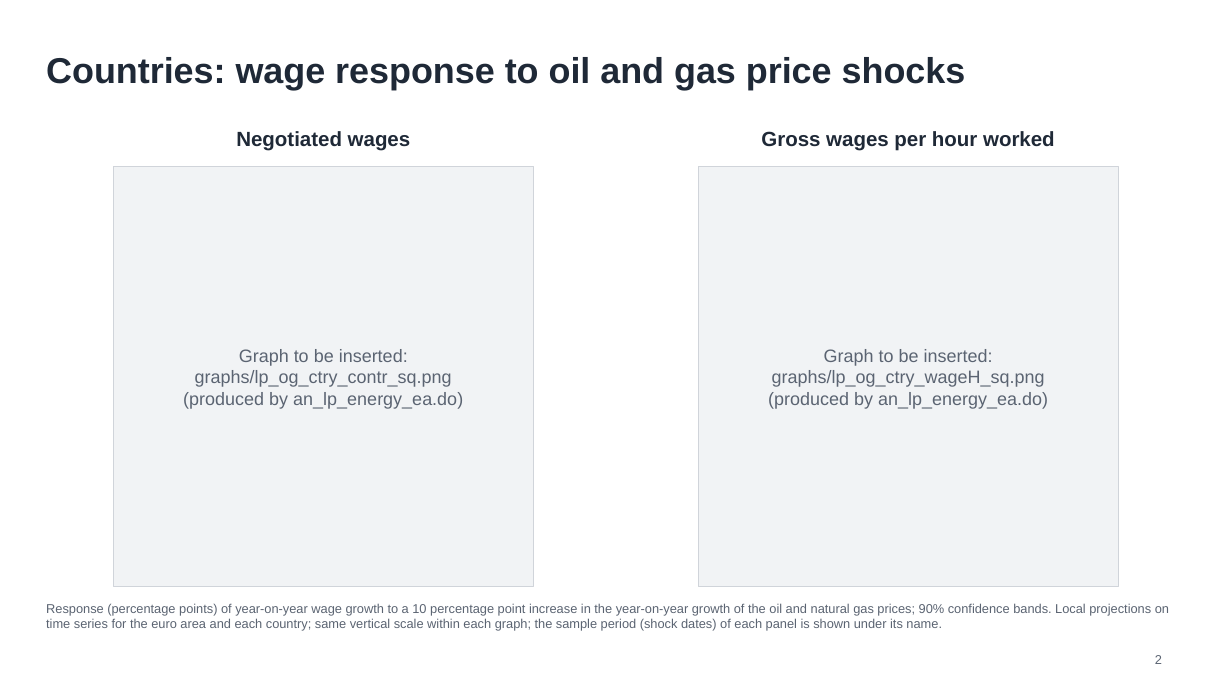
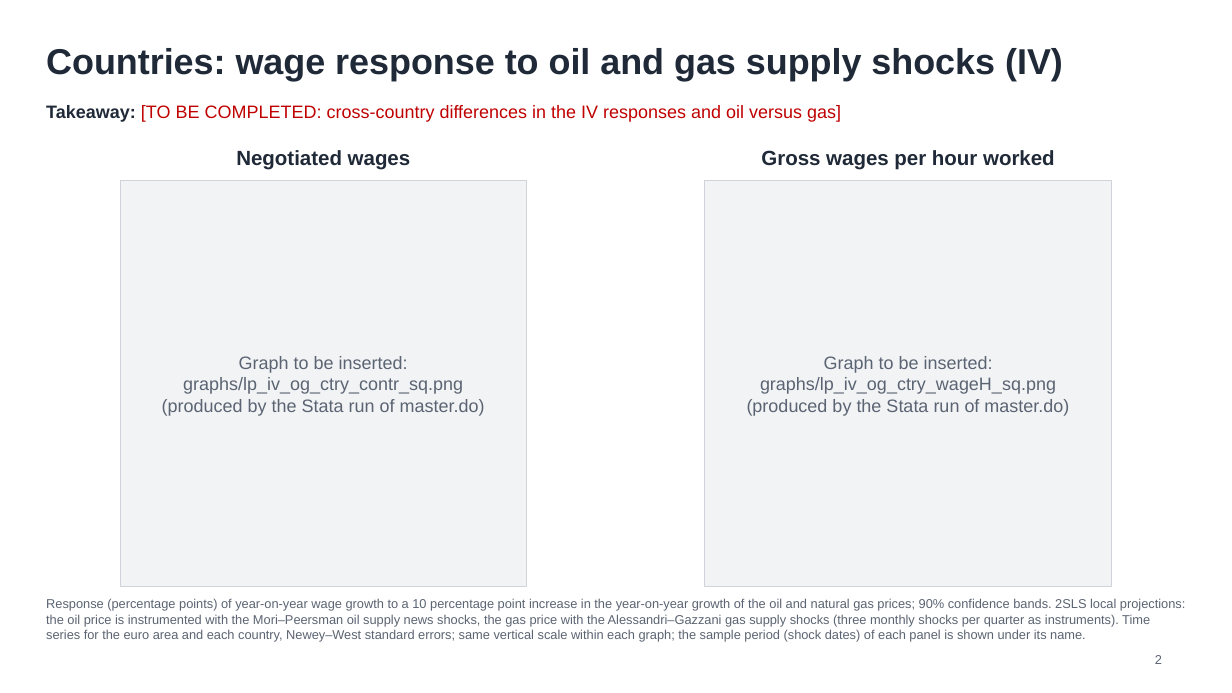
Before and after one commit to GaetanoBasso/2026_nota_drift, a slide deck: slide 2 of slides_drift.pptx. Drawn at 1232x693 pixels with LibreOffice and Linux fonts; fonts in the diff are those of the drawing. Boxes give left, top, right and bottom in pixels: in the first picture for what was removed or moved away, otherwise in the second. Text is boxed around its words. In the diff, an @@ line names an element or a change of style, - is before the commit and + after.

```diff
--- a/slides_drift.pptx
+++ b/slides_drift.pptx
@@ title at bbox=[46, 48, 1063, 81]: text changed @@
-Countries: wage response to oil and gas price shocks
+Countries: wage response to oil and gas supply shocks (IV)
@@ text added at bbox=[46, 105, 841, 122], 14 pt, text #C00000 @@
+Takeaway: [TO BE COMPLETED: cross-country differences in the IV responses and oil versus gas]
@@ text "Negotiated wages": place and size @@
-text "Negotiated wages" at bbox=[236, 131, 411, 151]
+text "Negotiated wages" at bbox=[236, 150, 411, 170]
@@ text "Gross wages per hour worked": place and size @@
-text "Gross wages per hour worked" at bbox=[761, 131, 1055, 151]
+text "Gross wages per hour worked" at bbox=[761, 150, 1055, 170]
@@ rectangle "Graph to be inserted: graphs/lp_iv_og_ctry_contr_sq.png": place and size @@
-rectangle "Graph to be inserted: graphs/lp_iv_og_ctry_contr_sq.png" at bbox=[698, 166, 1118, 587]
+rectangle "Graph to be inserted: graphs/lp_iv_og_ctry_contr_sq.png" at bbox=[120, 180, 527, 587]
@@ rectangle "Graph to be inserted: graphs/lp_iv_og_ctry_wageH_sq.png": place and size @@
-rectangle "Graph to be inserted: graphs/lp_iv_og_ctry_wageH_sq.png" at bbox=[114, 166, 534, 587]
+rectangle "Graph to be inserted: graphs/lp_iv_og_ctry_wageH_sq.png" at bbox=[705, 180, 1112, 587]
@@ text in rectangle at bbox=[162, 356, 485, 416]: text changed @@
-Graph to be inserted: graphs/lp_og_ctry_wageH_sq.png
-(produced by an_lp_energy_ea.do)
+Graph to be inserted: graphs/lp_iv_og_ctry_contr_sq.png
+(produced by the Stata run of master.do)
@@ text in rectangle at bbox=[747, 356, 1069, 416]: text changed @@
-Graph to be inserted: graphs/lp_og_ctry_contr_sq.png
-(produced by an_lp_energy_ea.do)
+Graph to be inserted: graphs/lp_iv_og_ctry_wageH_sq.png
+(produced by the Stata run of master.do)
@@ text at bbox=[46, 598, 1185, 642]: text changed @@
-Response (percentage points) of year-on-year wage growth to a 10 percentage point increase in the year-on-year growth of the oil and natural gas prices; 90% confidence bands. Local projections on time series for the euro area and each country; same vertical scale within each graph; the sample period (shock dates) of each panel is shown under its name.
+Response (percentage points) of year-on-year wage growth to a 10 percentage point increase in the year-on-year growth of the oil and natural gas prices; 90% confidence bands. 2SLS local projections: the oil price is instrumented with the Mori–Peersman oil supply news shocks, the gas price with the Alessandri–Gazzani gas supply shocks (three monthly shocks per quarter as instruments). Time series for the euro area and each country, Newey–West standard errors; same vertical scale within each graph; the sample period (shock dates) of each panel is shown under its name.
```
Also in this commit, not shown: 1 other slide changed, 7 other files.
